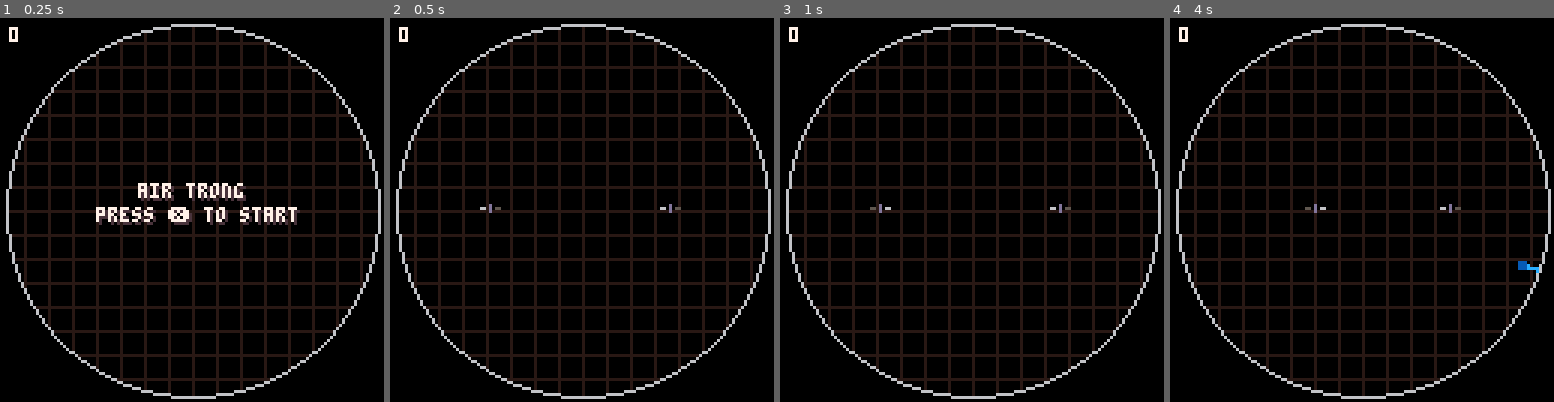
Above: before the commit, frames 1-4 (left to right).
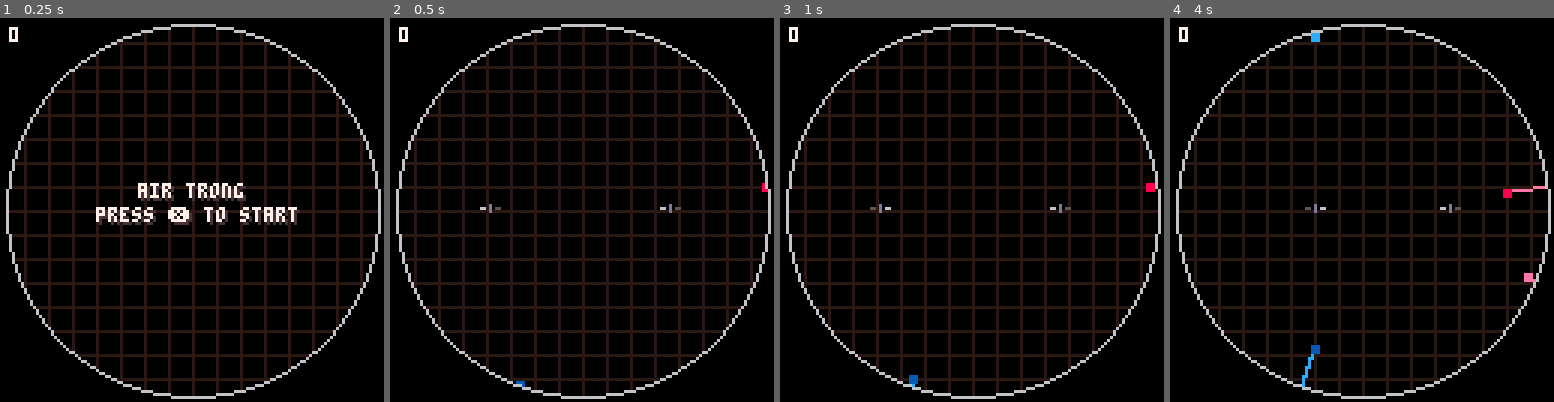
Above: after the commit, the same moments.

Repository: TyTyDavis/airtrong
Game: PICO-8 cartridge airtrong.p8
Two runs of this game, one before a commit and one after it. Both use one fixed random seed, a clock stepped at 60 frames per second and the inputs below.
Inputs:
- Up to frame 1 (0.25 s): no input
- Up to frame 2 (0.5 s): tap X (X key) at 0.33 s
- Up to frame 3 (1 s): tap O (Z key) at 0.7 s
- Up to frame 4 (4 s): tap X (X key) at 1.07, 1.85, 2.97 s; hold Right 1.6-2.1 s; tap O (Z key) every 0.4 s from 1.7 to 3.7 s; hold Up 2.15-2.42 s; hold Right 2.47-3.03 s; hold Left 3.08-3.58 s; hold Down 3.63-3.97 s

Frame 1 is identical in both runs. In frame 2, less than 0.1% of the frame differs, in the area x 32-99%, y 42-97%; in frame 3, 0.1%; in frame 4, 0.5%, in the area x 34-98%, y 3-97%.

Commit message:
interceptor spawning, plane respawning

Diff:
--- a/airtrong.p8
+++ b/airtrong.p8
@@ -28,7 +28,9 @@
 grace_period=6*30
 seconds=0
 score=0
-speed=0.4
+bspeed=0.35
+ispeed=0.375
+respawn=90
 
 function _init()
 	set_palette()
@@ -51,6 +53,13 @@
             if c.balled==false then
                 spawn_ball(c)
             end
+			if c.irespawn<respawn and c.irespawn!=0 and c.icount<2 then
+				c.irespawn+=1
+			elseif c.irespawn>=respawn and c.icount<2 then
+				spawn_interceptor(c)
+				c.icount+=1
+				if c.icount!=2 then c.irespawn=1 else c.irespawn=0 end
+			end
             c:update()
         end
 
@@ -110,7 +119,8 @@
 
 	print("l",3,119,lc)
 	print("r",10,119,rc)
-	print(score, 3,3,5)
+	--print(score, 3,3,5)
+	print(count(queue),3,3,5)
 end
 -->8
 --draw functions
@@ -193,6 +203,8 @@
 	dcc=0.8,
 	target=nil,
     balled=false,
+	irespawn=1,
+	icount=0,
 	draw=function(self)
 		local target_color=4
 		if self.target then
@@ -298,7 +311,7 @@
 -->8
 --planes
 planes={}
-function spawn(x,y,d,speed,p,ball)
+function spawn(x,y,d,p,ball)
 	ball=ball or false
     p=p or c1
 	if p.p==0 then
@@ -311,6 +324,7 @@
     else
         tcol=col
     end
+	if ball then speed=bspeed else speed=ispeed end
     local p={
 		id=rnd(1000),
 		x=x,
@@ -333,6 +347,9 @@
 		delete=function(self)
             if self.ball then
             	self.p.balled=false
+			else
+				self.p.icount-=1
+				self.p.irespawn=1
             end
             del(planes,self)
   		end,
@@ -397,7 +414,7 @@
 					end
 					planes_left-=1
 				end
-				del(planes, self)
+				self:delete()
 			end
 
 			--collision
@@ -435,20 +452,30 @@
 	local col=col or 5
 	local degrees=degrees or flr(rnd(360))
  local x,y,d=point_on_circle(circr, circx, circy, degrees)
- spawn(x,y,d,speed)
+ spawn(x,y,d)
 end
 
 function spawn_ball(p)
-    local speed = speed or 0.4
     local degrees = 0
     if p.p==0 then
-        degrees = flr(rnd(180)+180)
+        degrees = flr(rnd(180)+90)
     else
-        degrees = flr(rnd(180))
+		degrees = flr(rnd(180)+180+90)
     end
     local x,y,d=point_on_circle(circr, circx, circy, degrees)
-    spawn(x,y,d,speed,p,true)
+    spawn(x,y,d,p,true)
     p.balled=true
+end
+
+function spawn_interceptor(p)
+	local degrees = 0
+    if p.p==0 then
+        degrees = flr(rnd(180)+90)
+    else
+		degrees = flr(rnd(180)+180+90)
+    end
+    local x,y,d=point_on_circle(circr, circx, circy, degrees)
+    spawn(x,y,d,p,false)
 end
 
 function turn(p)
@@ -508,14 +535,14 @@
 end
 
 function pull_from_queue()
-	if seconds%spawn_gap==0 then
+
 		if type(queue[count(queue)]) == "string" then
 			deli(queue, count(queue))
 		else
 			add(planes, deli(queue, count(queue)))
 		end
-		seconds+=0.1
-	end
+
+
 end
 -->8
 
